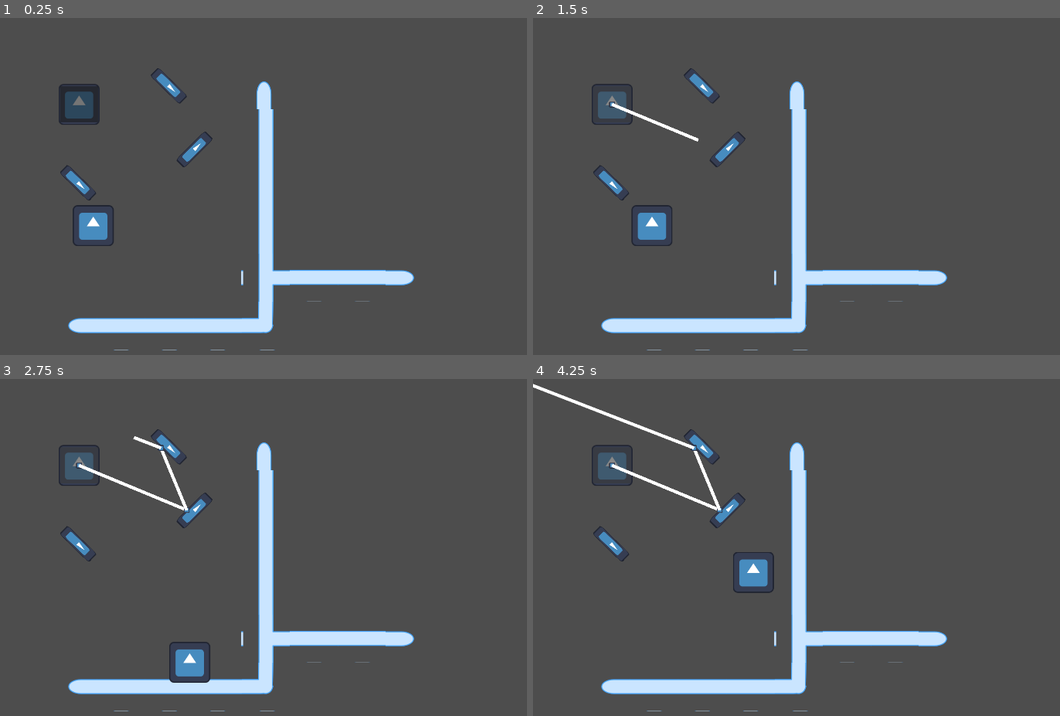
Above: before the commit, frames 1-4 (two rows, left to right).
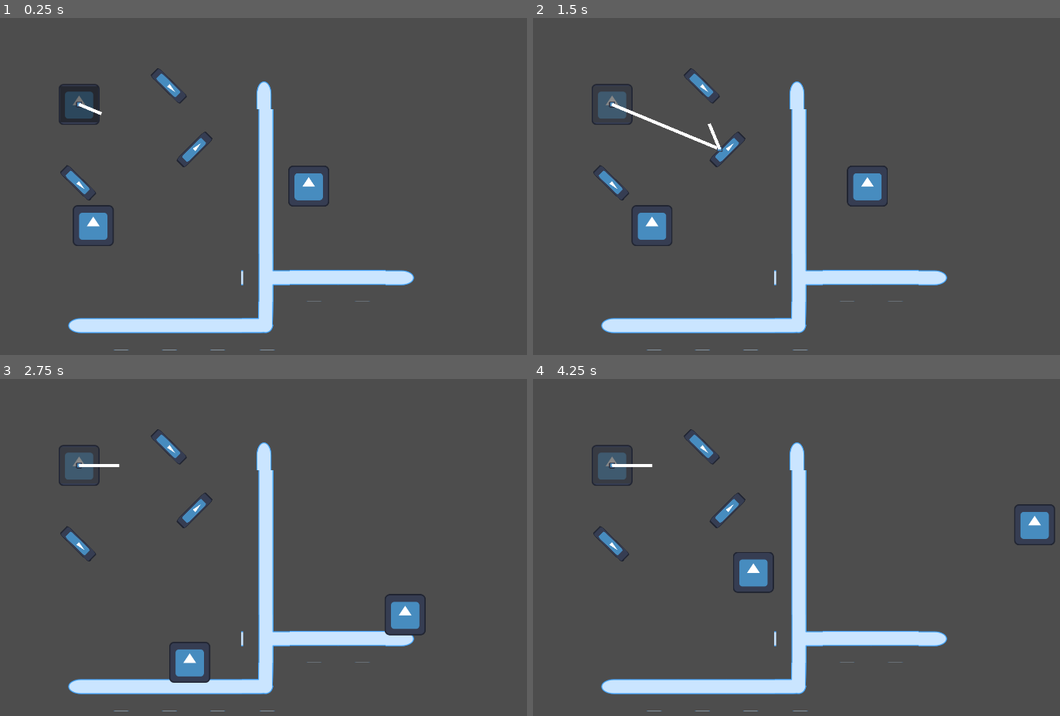
Above: after the commit, the same moments.

Repository: nathanBarloy/no-crunch-2026
Game: Godot game, scene res://mechanics/test.tscn
The game is run twice, just before and just after one commit, with the same random seed, the same clock (stepped at 60 frames per second) and the same inputs. The project has no main scene, so this scene is started directly. The engine's default icon, where the game draws it, is replaced by a stand-in: a white triangle on a blue panel in a dark square.
Inputs (mouse positions are in pixels of both pictures, inside the frame that each line leads up to):
- Up to frame 1 (0.25 s): no input
- Up to frame 2 (1.5 s): click (612, 105) at 0.5 s; hold D (move-right) from 1.28 s (still down); tap F (action) at 1.35 s
- Up to frame 3 (2.75 s): tap Q (turn-anticlock) at 1.55, 2.1 s; release D (move-right) at 2.03 s; hold S (move-down) from 2.03 s (still down); tap E (turn-clock) at 2.3 s
- Up to frame 4 (4.25 s): release S (move-down) at 2.78 s; hold D (move-right) 2.78-3.53 s; tap E (turn-clock) at 2.85 s; tap F (action) at 3.05, 3.6 s; hold W (move-up) from 3.53 s (still down); tap Q (turn-anticlock) at 3.8 s

The runs differ from the first frame. In frame 1, 0.6% of the frame differs, in the area x 14-63%, y 24-56%; in frame 2, 0.7%; in frame 3, 1.1%; in frame 4, 1.4%, in the area x 0-100%, y 1-50%.

Commit message:
feat: turn geode

Diff:
--- /dev/null
+++ b/no-crunch-2026/levels/2/tableau_test.tscn
@@ -0,0 +1,20 @@
+[gd_scene format=4 uid="uid://bwkj0rskvm2ye"]
+
+[ext_resource type="PackedScene" uid="uid://cdb3lw8vrea7t" path="res://levels/Tableau.tscn" id="1_6hbeh"]
+[ext_resource type="PackedScene" uid="uid://d0j5p2bsjra34" path="res://mechanics/laser/laser_manager.tscn" id="2_w2uyy"]
+[ext_resource type="PackedScene" uid="uid://chm0r7htneq3w" path="res://mechanics/obstacles/wall.tscn" id="3_1wtrm"]
+[ext_resource type="PackedScene" uid="uid://dg616cv84t3aw" path="res://mechanics/obstacles/mirror.tscn" id="4_ikr3o"]
+
+[node name="Tableau" unique_id=1175971842 instance=ExtResource("1_6hbeh")]
+
+[node name="Background" parent="." index="0" unique_id=423342782]
+z_index = -1
+
+[node name="LaserManager" parent="." index="6" unique_id=2147237949 instance=ExtResource("2_w2uyy")]
+position = Vector2(343, 225)
+
+[node name="Wall" parent="." index="7" unique_id=1775110316 instance=ExtResource("3_1wtrm")]
+tile_map_data = PackedByteArray("AAAGAAcAAAAAAAIAAAAGAAYAAAABAAEAAAAGAAUAAAACAAIAAAAHAAUAAAABAAAAAAAIAAUAAAABAAAAAAAJAAUAAAABAAAAAAAKAAUAAAABAAAAAAALAAUAAAABAAAAAAAMAAUAAAACAAAAAAAMAAQAAAACAAIAAAANAAQAAAAAAAEAAAA=")
+
+[node name="Mirror" parent="." index="8" unique_id=565877863 instance=ExtResource("4_ikr3o")]
+position = Vector2(639, 386)
--- /dev/null
+++ b/no-crunch-2026/levels/2/test_manon.tscn
@@ -0,0 +1,8 @@
+[gd_scene format=3 uid="uid://d1e5q4ha1u7la"]
+
+[ext_resource type="PackedScene" uid="uid://c6qrjkx4mcey5" path="res://levels/Level.tscn" id="1_b1q2b"]
+[ext_resource type="PackedScene" uid="uid://bwkj0rskvm2ye" path="res://levels/2/tableau_test.tscn" id="2_6xqvq"]
+
+[node name="Level" unique_id=281701423 instance=ExtResource("1_b1q2b")]
+
+[node name="Tableau" parent="TableauList" parent_id_path=PackedInt32Array(1293856932) index="0" unique_id=1175971842 instance=ExtResource("2_6xqvq")]
--- a/no-crunch-2026/mechanics/laser/laser.gd
+++ b/no-crunch-2026/mechanics/laser/laser.gd
@@ -13,7 +13,7 @@
 @export var angle: float = 0 # in radians
 var already_collided: bool = false
 
-signal laser_collision(collided_object: Variant, collided_position: Vector2, collided_normal: Vector2)
+signal laser_collision(laser_collided: Laser)
 
 # Called when the node enters the scene tree for the first time.
 func _ready() -> void:
@@ -34,7 +34,7 @@
 		if is_colliding() and not already_collided:
 			already_collided = true
 			laser_end_position = to_local(get_collision_point())
-			laser_collision.emit(self, laser_end_position)
+			laser_collision.emit(self)
 			set_physics_process(false)
 
 		line_2d.points[1] = laser_end_position
--- a/no-crunch-2026/mechanics/laser/laser.tscn
+++ b/no-crunch-2026/mechanics/laser/laser.tscn
@@ -28,7 +28,7 @@
 [sub_resource type="CanvasTexture" id="CanvasTexture_r8im3"]
 
 [node name="Laser" type="RayCast2D" unique_id=1796673620]
-target_position = Vector2(-0.40734726, 2000)
+target_position = Vector2(-0.270885, 1330)
 collide_with_areas = true
 script = ExtResource("2_r8im3")
 is_casting = true
@@ -47,5 +47,5 @@
 unique_name_in_owner = true
 material = SubResource("ShaderMaterial_nql7q")
 use_parent_material = true
-points = PackedVector2Array(0, 0, -0.40734726, 2000)
+points = PackedVector2Array(0, 0, -0.270885, 1330)
 texture = SubResource("CanvasTexture_r8im3")
--- a/no-crunch-2026/mechanics/laser/laser_manager.gd
+++ b/no-crunch-2026/mechanics/laser/laser_manager.gd
@@ -7,6 +7,13 @@
 # Called when the node enters the scene tree for the first time.
 func _ready() -> void:
 	await get_tree().physics_frame
+	instantiate_laser($Geode.position, geode_angle)
+
+func _process(_delta: float) -> void:
+	if Input.is_action_just_pressed("turn-clock"):
+		_rotate(+PI/8)
+	if Input.is_action_just_pressed("turn-anticlock"):
+		_rotate(-PI/8)
 
 func instantiate_laser(init_position: Vector2, laser_angle: float) -> Laser:
 	var new_laser: Laser = laser.instantiate()
@@ -16,14 +23,24 @@
 	new_laser.laser_collision.connect(_on_laser_collision)
 	return new_laser
 
-func _on_button_button_down() -> void:
+func _rotate(angle: float) ->void:
+	for child in get_children():
+		if child is Laser:
+			child.queue_free()
+	geode_angle += angle
 	instantiate_laser($Geode.position, geode_angle)
 
-func _on_laser_collision(collided_laser: Laser, collided_position: Vector2):
+
+func _on_laser_collision(collided_laser: Laser):
 	var collided_object = collided_laser.get_collider()
-	var normal: Vector2 = collided_laser.get_collision_normal()
-	var laser_vec = collided_laser.target_position
-	var reflected_angle = laser_vec.bounce(normal).angle()
-	print(reflected_angle)
 	if collided_object is Mirror:
+		var normal: Vector2 = collided_laser.get_collision_normal()
+		var laser_vec = collided_laser.target_position
+		var reflected_angle = laser_vec.bounce(normal).angle()
 		instantiate_laser(to_local(collided_laser.get_collision_point()), reflected_angle)
+
+
+
+func _on_geode_area_entered(area: Area2D) -> void:
+	pass
+	# print(area)
--- a/no-crunch-2026/mechanics/laser/laser_manager.tscn
+++ b/no-crunch-2026/mechanics/laser/laser_manager.tscn
@@ -24,6 +24,4 @@
 offset_bottom = 55.0
 
 [connection signal="area_entered" from="Geode" to="." method="_on_geode_area_entered"]
-[connection signal="body_entered" from="Geode" to="." method="_on_geode_body_entered"]
-[connection signal="body_shape_entered" from="Geode" to="." method="_on_geode_body_shape_entered"]
 [connection signal="button_down" from="Button" to="." method="_on_button_button_down"]
--- a/no-crunch-2026/mechanics/test.tscn
+++ b/no-crunch-2026/mechanics/test.tscn
@@ -4,6 +4,7 @@
 [ext_resource type="PackedScene" uid="uid://dg616cv84t3aw" path="res://mechanics/obstacles/mirror.tscn" id="3_pwwon"]
 [ext_resource type="PackedScene" uid="uid://d0j5p2bsjra34" path="res://mechanics/laser/laser_manager.tscn" id="3_wmkox"]
 [ext_resource type="PackedScene" uid="uid://dywtox2rgh6on" path="res://player/Player.tscn" id="4_hnc4v"]
+[ext_resource type="PackedScene" uid="uid://c6qrjkx4mcey5" path="res://levels/Level.tscn" id="5_hnc4v"]
 
 [node name="Test" type="Node2D" unique_id=632573369]
 
@@ -30,3 +31,5 @@
 
 [node name="Player" parent="." unique_id=1815351562 instance=ExtResource("4_hnc4v")]
 position = Vector2(290, 663)
+
+[node name="Level" parent="." unique_id=281701423 instance=ExtResource("5_hnc4v")]
